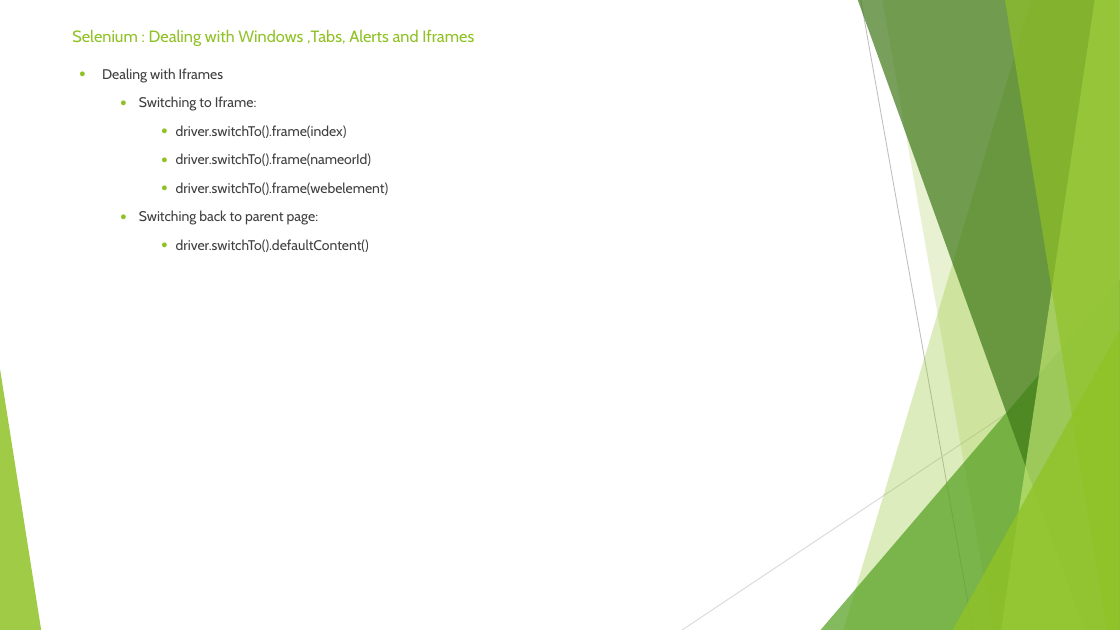
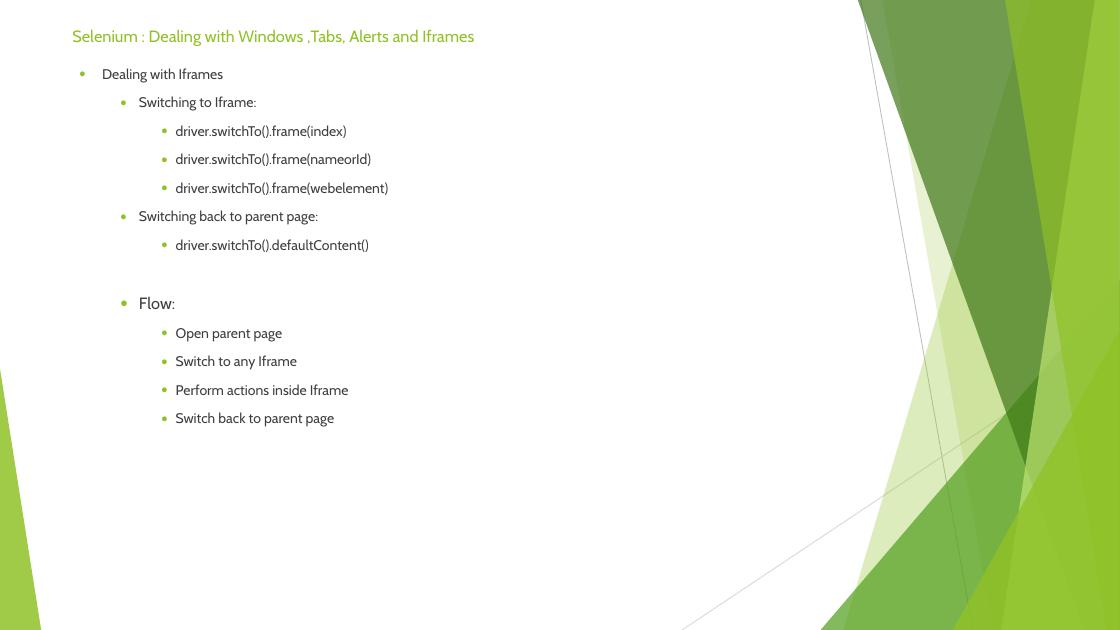
Before and after one commit to sidissir/mk-selenium-training, a slide deck: slide 28 of SeleniumPPT.pptx (slide 26 before the commit). Drawn at 1120x630 pixels with LibreOffice and Linux fonts; fonts in the diff are those of the drawing. Boxes give left, top, right and bottom in pixels: in the first picture for what was removed or moved away, otherwise in the second. Text is boxed around its words. In the diff, an @@ line names an element or a change of style, - is before the commit and + after.

Commit message:
Actions

```diff
--- a/SeleniumPPT.pptx
+++ b/SeleniumPPT.pptx
@@ text at box(139, 297, 349, 427): paragraphs added @@
+  ● Flow:
+    ● Open parent page
+    ● Switch to any Iframe
+    ● Perform actions inside Iframe
+    ● Switch back to parent page
```
Also in this commit, not shown: 4 other slides changed, 3 slides added, 17 other files.
